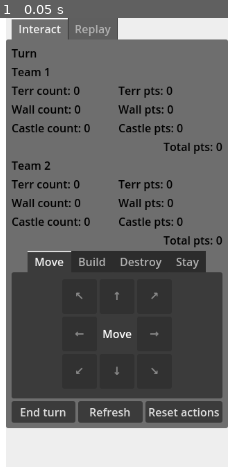
Above: before the commit, frame 1.
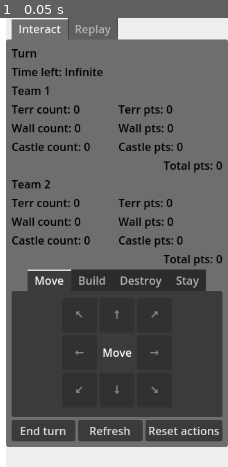
Above: after the commit, the same moment.

Repository: dqhieuu/procon-2023
Game: Godot game, scene res://main.tscn
Two runs of this game, one before a commit and one after it. Both use one fixed random seed, a clock stepped at 60 frames per second and the inputs below.
Inputs:
- Up to frame 1 (0.05 s): no input

The runs differ from the first frame. In frame 1, 17% of the frame differs, in the area x 2-100%, y 11-96%.
Error in both runs: Invalid call. Nonexistent function 'has' in base 'Nil'. (res://map_display.gd:70)

Commit message:
Fix all bugs

Diff:
--- a/gui/gamemap_tile.gd
+++ b/gui/gamemap_tile.gd
@@ -39,9 +39,6 @@
 	$Hammer.self_modulate = team_modulate
 
 func _get_drag_data(pos):
-	if craftsman_occupied == Enums.TeamType.NEUTRAL or Globals.team_turn != craftsman_occupied:
-		return null
-
 	var is_build_destroy_wall = Input.is_action_pressed("build_destroy_wall")
 
 	var preview
--- a/gui/main.tscn
+++ b/gui/main.tscn
@@ -1,6 +1,7 @@
-[gd_scene load_steps=10 format=3 uid="uid://dinq831rjae20"]
+[gd_scene load_steps=11 format=3 uid="uid://dinq831rjae20"]
 
 [ext_resource type="PackedScene" uid="uid://cosqo65u6o226" path="res://map_display.tscn" id="1_iqkw6"]
+[ext_resource type="Script" path="res://scheduler.gd" id="1_mpu3w"]
 [ext_resource type="Script" path="res://buttons/action_button.gd" id="2_gex1p"]
 [ext_resource type="Script" path="res://buttons/end_turn_button.gd" id="3_4r1gk"]
 [ext_resource type="Script" path="res://buttons/refresh_state_button.gd" id="4_sl0ey"]
@@ -33,13 +34,14 @@
 "flash_green": SubResource("Animation_25xbi")
 }
 
-[node name="Control" type="Control"]
+[node name="Control" type="Control" groups=["root"]]
 layout_mode = 3
 anchors_preset = 15
 anchor_right = 1.0
 anchor_bottom = 1.0
 grow_horizontal = 2
 grow_vertical = 2
+script = ExtResource("1_mpu3w")
 
 [node name="Background" type="ColorRect" parent="." groups=["bg"]]
 layout_mode = 1
@@ -95,6 +97,11 @@
 layout_mode = 2
 theme_override_colors/font_color = Color(0, 0, 0, 1)
 text = "Turn"
+
+[node name="TimeLeft" type="Label" parent="HBoxContainer/Background/ScrollContainer/TabContainer/Interact/VBoxContainer" groups=["time_left"]]
+layout_mode = 2
+theme_override_colors/font_color = Color(0, 0, 0, 1)
+text = "Time left: Infinite"
 
 [node name="Team1Label" type="Label" parent="HBoxContainer/Background/ScrollContainer/TabContainer/Interact/VBoxContainer"]
 layout_mode = 2
@@ -531,7 +538,7 @@
 text = "End turn"
 script = ExtResource("3_4r1gk")
 
-[node name="RefreshState" type="Button" parent="HBoxContainer/Background/ScrollContainer/TabContainer/Interact/VBoxContainer/HBoxContainer"]
+[node name="RefreshState" type="Button" parent="HBoxContainer/Background/ScrollContainer/TabContainer/Interact/VBoxContainer/HBoxContainer" groups=["refresh_button"]]
 layout_mode = 2
 size_flags_horizontal = 3
 focus_mode = 0
